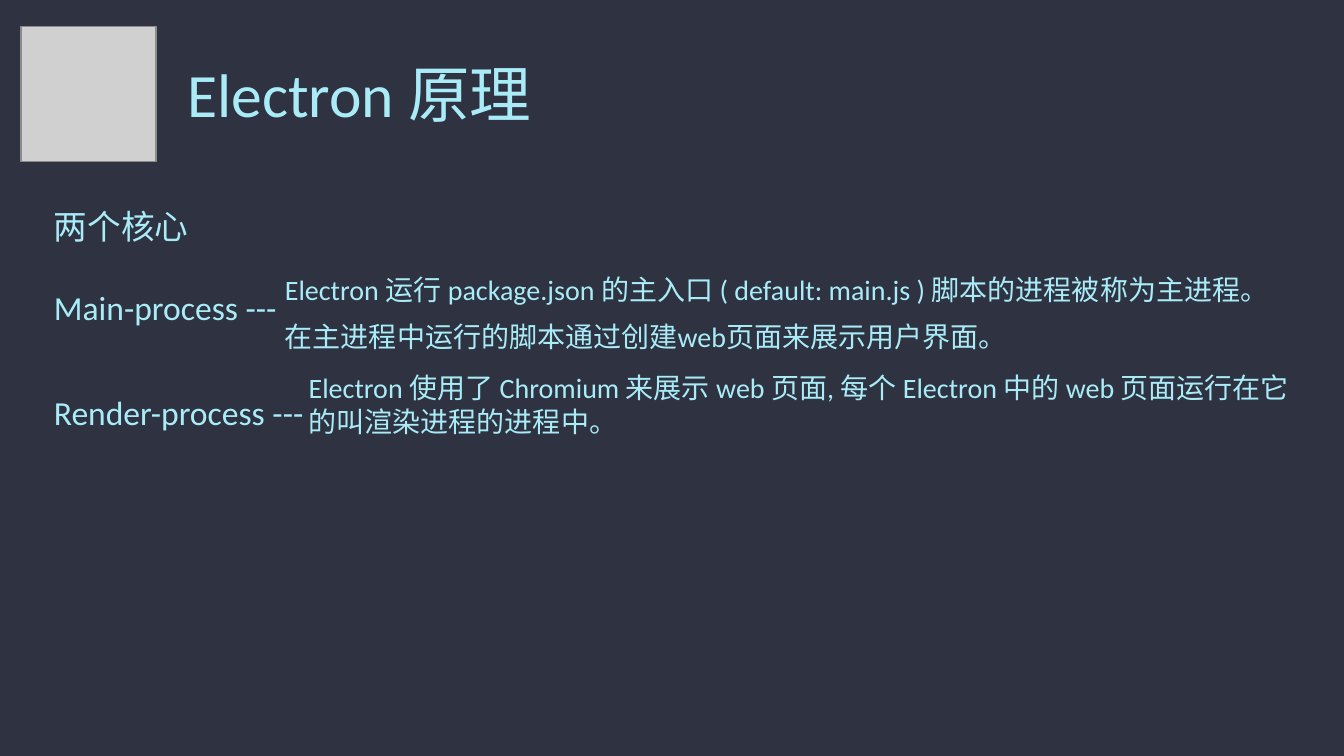
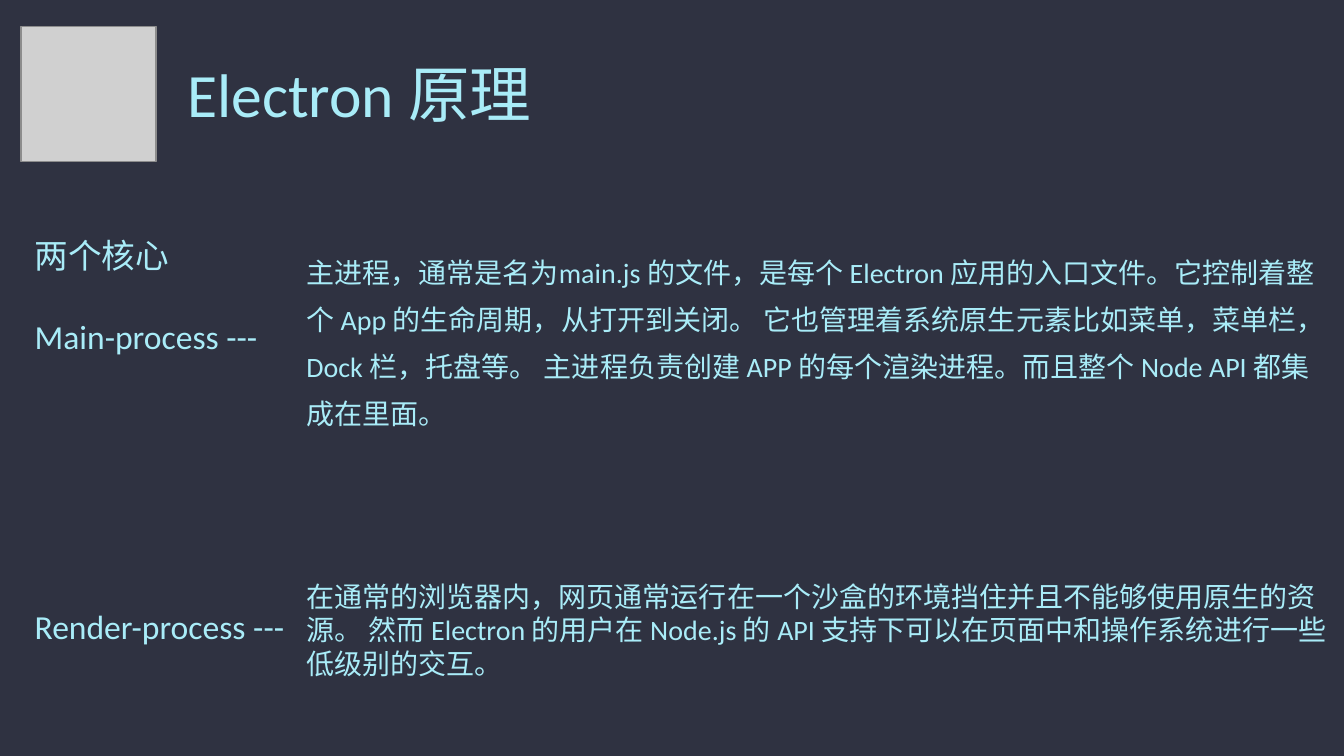
Before and after one commit to admiral20/electron-quick-start, a slide deck: slide 10 of ppt/electron.pptx. Drawn at 1344x756 pixels with LibreOffice and Linux fonts; fonts in the diff are those of the drawing; grey boxes stand for pictures. Boxes give left, top, right and bottom in pixels: in the first picture for what was removed or moved away, otherwise in the second. Text is boxed around its words. In the diff, an @@ line names an element or a change of style, - is before the commit and + after.

Commit message:
fix: ppt

```diff
--- a/ppt/electron.pptx
+++ b/ppt/electron.pptx
@@ text "两个核心": place and size @@
-text "两个核心" at <box>54,210,265,431</box>
+text "两个核心" at <box>35,239,246,645</box>
@@ text "两个核心" at <box>35,239,246,645</box>: vertical alignment top to middle @@
@@ text at <box>306,259,1325,427</box>: text changed @@
-Electron 运行 package.json 的主入口 ( default: main.js ) 脚本的进程被称为主进程。 在主进程中运行的脚本通过创建web页面来展示用户界面。
+主进程，通常是名为main.js 的文件，是每个 Electron 应用的入口文件。它控制着整个 App 的生命周期，从打开到关闭。 它也管理着系统原生元素比如菜单，菜单栏，Dock 栏，托盘等。 主进程负责创建 APP 的每个渲染进程。而且整个 Node API 都集成在里面。
@@ text at <box>306,583,1326,677</box>: text changed @@
-Electron 使用了 Chromium 来展示 web 页面, 每个 Electron 中的 web 页面运行在它的叫渲染进程的进程中。
+在通常的浏览器内，网页通常运行在一个沙盒的环境挡住并且不能够使用原生的资源。 然而 Electron 的用户在 Node.js 的 API 支持下可以在页面中和操作系统进行一些低级别的交互。
@@ text at <box>35,615,246,645</box>: alignment left to justified @@
```
Also in this commit, not shown: 1 other slide changed.
